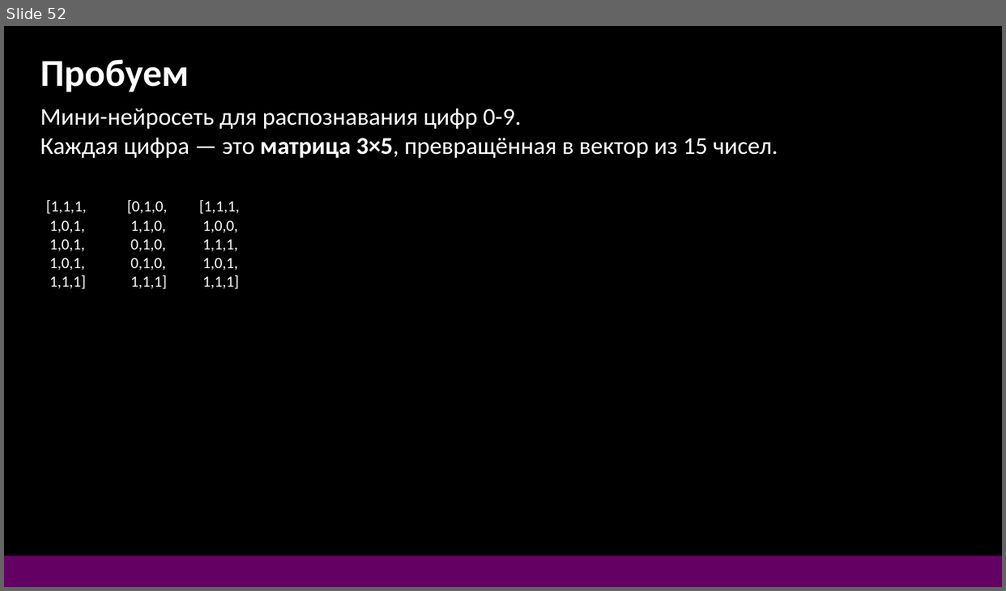
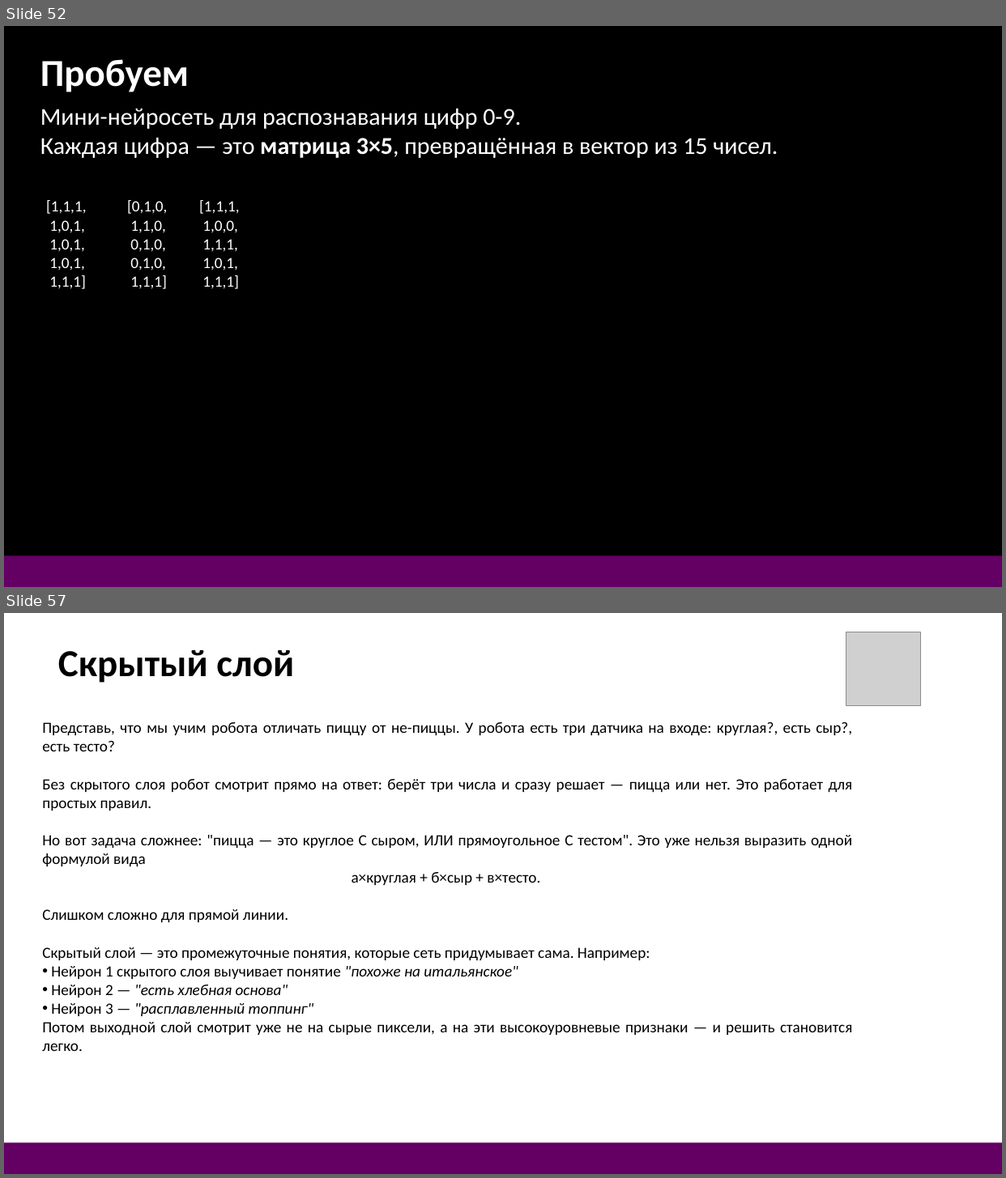
Before and after one commit to DonRobot-all/ML, a slide deck: 1. ML first 28.pptx. Shown one above the other, each under a label of ours: slide 52 before the commit, slides 52 and 57 after it; the slides between them are not shown. The pictures are 1006x591 and 1006x1178 pixels, drawn with LibreOffice and Linux fonts; fonts in the diff are those of the drawing; grey boxes stand for pictures. Boxes give left, top, right and bottom in pixels: in the first picture for what was removed or moved away, otherwise in the second. Text is boxed around its words. In the diff, an @@ line names an element or a change of style, - is before the commit and + after.

```diff
--- a/1. ML first 28.pptx
+++ b/1. ML first 28.pptx
@@ slide 57 added at box(4, 613, 1002, 1174), background #FFFFFF @@
@@ picture added at box(846, 632, 921, 705) @@
@@ text added at box(58, 650, 294, 683), 44 pt, text #000000, bold @@
+Скрытый слой
@@ text added at box(42, 722, 853, 1051), 18 pt, text #000000 @@
+Представь, что мы учим робота отличать пиццу от не-пиццы. У робота есть три датчика на входе: круглая?, есть сыр?, есть тесто?
+Без скрытого слоя робот смотрит прямо на ответ: берёт три числа и сразу решает — пицца или нет. Это работает для простых правил.
+Но вот задача сложнее: "пицца — это круглое С сыром, ИЛИ прямоугольное С тестом". Это уже нельзя выразить одной формулой вида
+а×круглая + б×сыр + в×тесто.
+Слишком сложно для прямой линии.
+Скрытый слой — это промежуточные понятия, которые сеть придумывает сама. Например:
+• Нейрон 1 скрытого слоя выучивает понятие "похоже на итальянское"
+• Нейрон 2 — "есть хлебная основа"
+• Нейрон 3 — "расплавленный топпинг"
+Потом выходной слой смотрит уже не на сырые пиксели, а на эти высокоуровневые признаки — и решить становится легко.
@@ rectangle added at box(4, 1143, 1002, 1174), fill #640064 @@
```
Also in this commit, not shown: 7 other slides added, 3 other files.
